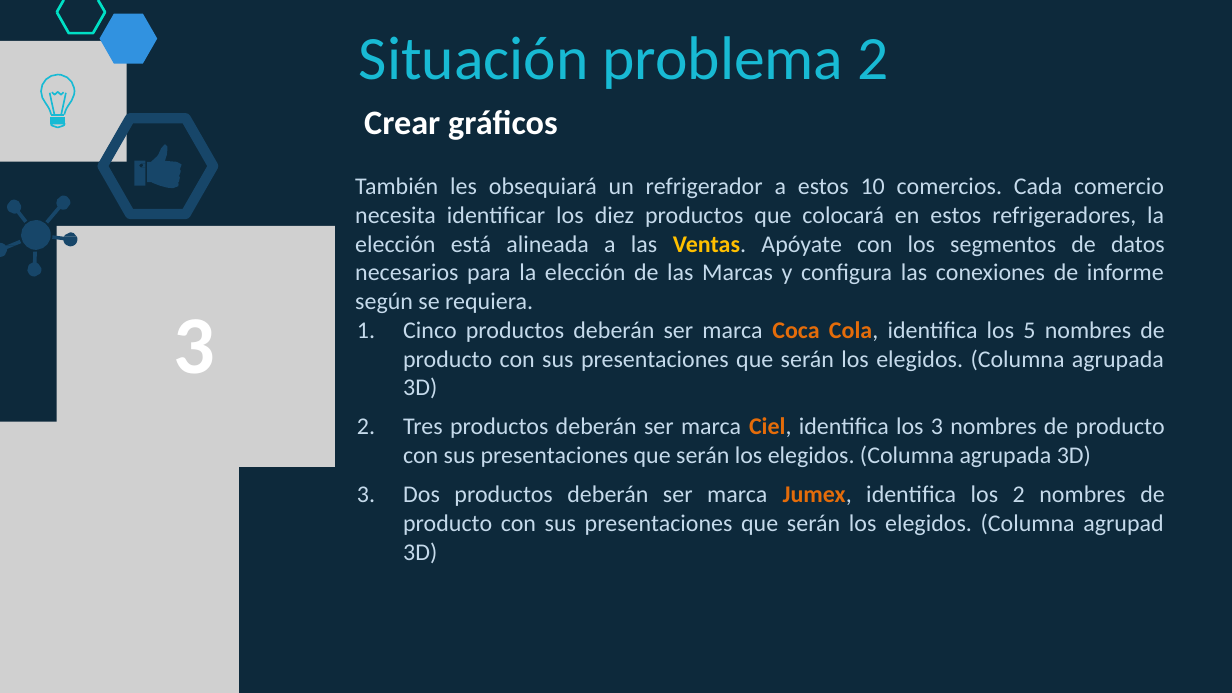
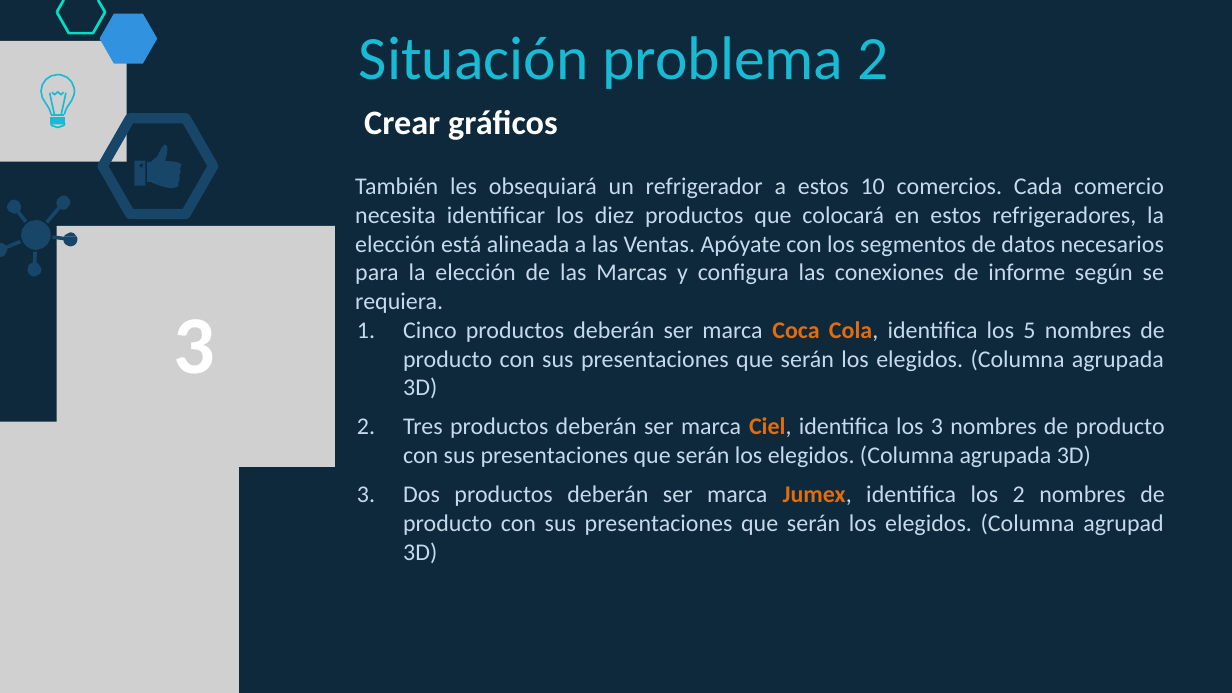
Before and after one commit to lizetheP/PensamientoC, a slide deck: slide 27 of Calendario2019/SituacionProblema/SITUACION2.pptx. Drawn at 1232x693 pixels with LibreOffice and Linux fonts; fonts in the diff are those of the drawing; grey boxes stand for pictures. Boxes give left, top, right and bottom in pixels: in the first picture for what was removed or moved away, otherwise in the second. Text is boxed around its words. In the diff, an @@ line names an element or a change of style, - is before the commit and + after.

```diff
--- a/Calendario2019/SituacionProblema/SITUACION2.pptx
+++ b/Calendario2019/SituacionProblema/SITUACION2.pptx
@@ text at [355, 177, 1164, 313]: text colour #FFC000 to #C5DAEB, bold off in "Ventas." @@
```
Also in this commit, not shown: 1 other file.
